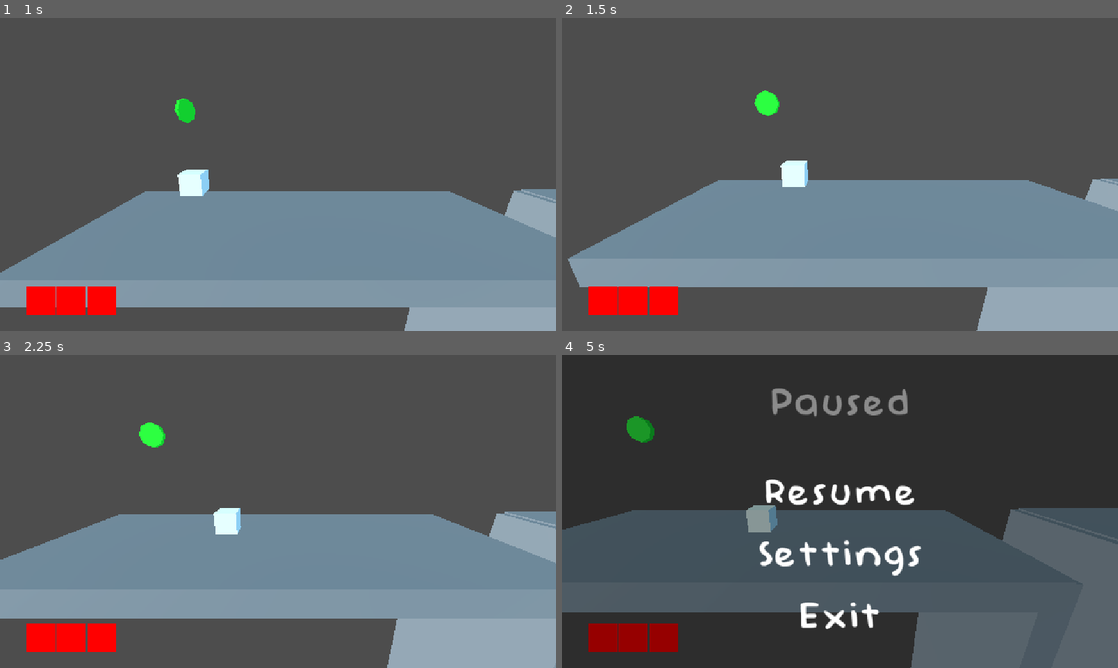
Above: before the commit, frames 1-4 (two rows, left to right).
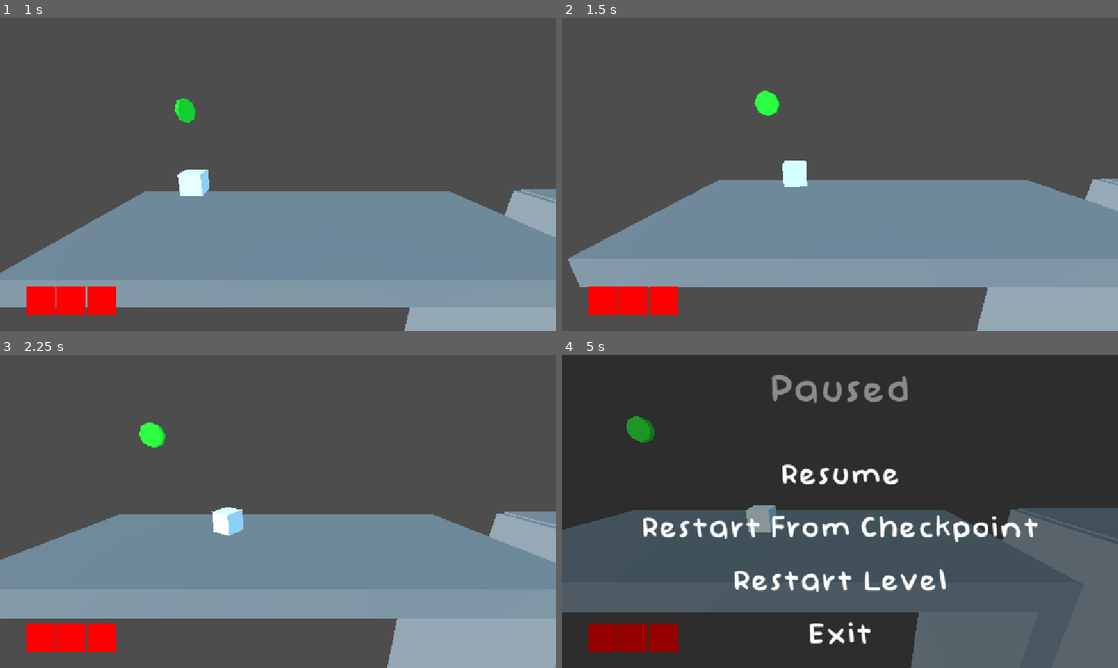
Above: after the commit, the same moments.

Repository: Nof-va/13dt1-nofo
Game: Godot game, scene res://Scenes/main_menu.tscn
The game is run twice, just before and just after one commit, with the same random seed, the same clock (stepped at 60 frames per second) and the same inputs.
Inputs:
- Up to frame 1 (1 s): click "Settings" at 0.5 s
- Up to frame 2 (1.5 s): tap Enter (ui_accept) at 1.25 s; hold D (move_right) from 1.28 s (still down); tap E (interact) at 1.35 s
- Up to frame 3 (2.25 s): tap Enter (ui_accept) at 1.52 s; release D (move_right) at 2.03 s; hold A (move_left) from 2.03 s (still down); tap W (move_away) at 2.1 s
- Up to frame 4 (5 s): tap Enter (ui_accept) at 2.27, 3.77, 4.52 s; release A (move_left) at 2.78 s; hold D (move_right) 2.78-4.28 s; tap S (move_toward) at 2.85 s; tap Shift (run) at 3.6 s; hold A (move_left) from 4.28 s (still down); tap E (interact) at 4.35 s; tap Escape (pause) at 4.9 s

Frame 1 is identical in both runs. In frame 2, less than 0.1% of the frame differs, in the area x 39-45%, y 45-54%; in frame 3, 0.3%; in frame 4, 7.2%, in the area x 14-86%, y 6-93%.

Commit message:
Physics, menu and rotation

Diff:
--- a/13dt1-big-project/Scenes/gameplay_2.tscn
+++ b/13dt1-big-project/Scenes/gameplay_2.tscn
@@ -17,7 +17,7 @@
 size = Vector3(119.913, 28.8941, 1)
 
 [sub_resource type="BoxShape3D" id="BoxShape3D_cq8k4"]
-size = Vector3(35.1737, 2.41455, 19.8372)
+size = Vector3(89.5317, 2.41455, 114.55)
 
 [node name="Node3D" type="Node3D"]
 
@@ -69,7 +69,7 @@
 metadata/_edit_group_ = true
 
 [node name="CollisionShape3D" type="CollisionShape3D" parent="Pausable/DeathZone"]
-transform = Transform3D(1, 0, 0, 0, 1, 0, 0, 0, 1, -0.94527, 0.6, -3.9855)
+transform = Transform3D(1, 0, 0, 0, 1, 0, 0, 0, 1, 2.11843, 0.6, -24.71)
 shape = SubResource("BoxShape3D_cq8k4")
 
 [node name="Button" parent="Pausable" instance=ExtResource("4_o6p6b")]
--- a/13dt1-big-project/Scenes/in_game_menu.tscn
+++ b/13dt1-big-project/Scenes/in_game_menu.tscn
@@ -16,6 +16,7 @@
 [sub_resource type="StyleBoxEmpty" id="StyleBoxEmpty_lgl56"]
 
 [node name="CanvasLayer" type="CanvasLayer"]
+process_mode = 3
 script = ExtResource("2_2rnyg")
 
 [node name="Control" type="Control" parent="."]
@@ -66,7 +67,7 @@
 theme_override_colors/font_color = Color(1, 1, 1, 1)
 theme_override_colors/font_pressed_color = Color(0.666441, 1, 0.620973, 1)
 theme_override_fonts/font = ExtResource("1_2rnyg")
-theme_override_font_sizes/font_size = 90
+theme_override_font_sizes/font_size = 70
 theme_override_styles/focus = SubResource("StyleBoxEmpty_ucpqp")
 theme_override_styles/disabled = SubResource("StyleBoxEmpty_ixq06")
 theme_override_styles/hover_pressed = SubResource("StyleBoxEmpty_4dmst")
@@ -79,7 +80,7 @@
 custom_minimum_size = Vector2(0, 37.67)
 layout_mode = 2
 
-[node name="Settingsbtn" type="Button" parent="Control/VBoxContainer"]
+[node name="Checkpointbtn" type="Button" parent="Control/VBoxContainer"]
 layout_mode = 2
 size_flags_horizontal = 4
 size_flags_vertical = 0
@@ -88,14 +89,36 @@
 theme_override_colors/font_color = Color(1, 1, 1, 1)
 theme_override_colors/font_pressed_color = Color(0.62, 0.949333, 1, 1)
 theme_override_fonts/font = ExtResource("1_2rnyg")
-theme_override_font_sizes/font_size = 90
+theme_override_font_sizes/font_size = 70
 theme_override_styles/focus = SubResource("StyleBoxEmpty_ucpqp")
 theme_override_styles/disabled = SubResource("StyleBoxEmpty_ixq06")
 theme_override_styles/hover_pressed = SubResource("StyleBoxEmpty_4dmst")
 theme_override_styles/hover = SubResource("StyleBoxEmpty_x3jqx")
 theme_override_styles/pressed = SubResource("StyleBoxEmpty_fu121")
 theme_override_styles/normal = SubResource("StyleBoxEmpty_lgl56")
-text = "Settings"
+text = "Restart From Checkpoint"
+
+[node name="MarginContainer4" type="MarginContainer" parent="Control/VBoxContainer"]
+custom_minimum_size = Vector2(0, 37.67)
+layout_mode = 2
+
+[node name="Restartbtn" type="Button" parent="Control/VBoxContainer"]
+layout_mode = 2
+size_flags_horizontal = 4
+size_flags_vertical = 0
+theme_override_colors/font_hover_pressed_color = Color(0, 0.424667, 0.49, 1)
+theme_override_colors/font_hover_color = Color(0, 0.676, 0.78, 1)
+theme_override_colors/font_color = Color(1, 1, 1, 1)
+theme_override_colors/font_pressed_color = Color(0.62, 0.949333, 1, 1)
+theme_override_fonts/font = ExtResource("1_2rnyg")
+theme_override_font_sizes/font_size = 70
+theme_override_styles/focus = SubResource("StyleBoxEmpty_ucpqp")
+theme_override_styles/disabled = SubResource("StyleBoxEmpty_ixq06")
+theme_override_styles/hover_pressed = SubResource("StyleBoxEmpty_4dmst")
+theme_override_styles/hover = SubResource("StyleBoxEmpty_x3jqx")
+theme_override_styles/pressed = SubResource("StyleBoxEmpty_fu121")
+theme_override_styles/normal = SubResource("StyleBoxEmpty_lgl56")
+text = "Restart Level"
 
 [node name="MarginContainer2" type="MarginContainer" parent="Control/VBoxContainer"]
 custom_minimum_size = Vector2(0, 37.67)
@@ -110,7 +133,7 @@
 theme_override_colors/font_color = Color(1, 1, 1, 1)
 theme_override_colors/font_pressed_color = Color(1, 0.62, 0.62, 1)
 theme_override_fonts/font = ExtResource("1_2rnyg")
-theme_override_font_sizes/font_size = 90
+theme_override_font_sizes/font_size = 70
 theme_override_styles/focus = SubResource("StyleBoxEmpty_ucpqp")
 theme_override_styles/disabled = SubResource("StyleBoxEmpty_ixq06")
 theme_override_styles/hover_pressed = SubResource("StyleBoxEmpty_4dmst")
@@ -132,5 +155,6 @@
 color = Color(0, 0, 0, 0.411765)
 
 [connection signal="pressed" from="Control/VBoxContainer/Resume" to="." method="_on_resume_pressed"]
-[connection signal="pressed" from="Control/VBoxContainer/Settingsbtn" to="." method="_on_settingsbtn_pressed"]
+[connection signal="pressed" from="Control/VBoxContainer/Checkpointbtn" to="." method="_on_checkpointbtn_pressed"]
+[connection signal="pressed" from="Control/VBoxContainer/Restartbtn" to="." method="_on_restartbtn_pressed"]
 [connection signal="pressed" from="Control/VBoxContainer/Exitbtn" to="." method="_on_exitbtn_pressed"]
--- a/13dt1-big-project/Scenes/player_body.tscn
+++ b/13dt1-big-project/Scenes/player_body.tscn
@@ -2,6 +2,8 @@
 
 [ext_resource type="Script" uid="uid://bp12s3pw0xiyh" path="res://Scripts/playerbody.gd" id="1_qyis3"]
 [ext_resource type="PackedScene" uid="uid://bow0b6gfwhjcm" path="res://Scenes/hearts.tscn" id="2_rg6xc"]
+
+[sub_resource type="BoxShape3D" id="BoxShape3D_1m5js"]
 
 [sub_resource type="BoxMesh" id="BoxMesh_dd1i8"]
 
@@ -17,20 +19,23 @@
 shading_mode = 0
 albedo_color = Color(0, 0.812099, 0.824048, 1)
 
-[sub_resource type="BoxShape3D" id="BoxShape3D_1m5js"]
-
 [node name="Node3D" type="CharacterBody3D" node_paths=PackedStringArray("something") groups=["Player"]]
 collision_layer = 15
 collision_mask = 15
 script = ExtResource("1_qyis3")
 something = NodePath("Control")
 
-[node name="MeshInstance3D" type="MeshInstance3D" parent="."]
+[node name="Body" type="CollisionShape3D" parent="."]
+shape = SubResource("BoxShape3D_1m5js")
+
+[node name="RayCast3D" type="RayCast3D" parent="Body"]
+target_position = Vector3(2, 0, 0)
+collision_mask = 8
+
+[node name="MeshInstance3D" type="MeshInstance3D" parent="Body"]
 mesh = SubResource("BoxMesh_dd1i8")
+skeleton = NodePath("../..")
 surface_material_override/0 = SubResource("StandardMaterial3D_n2mfi")
-
-[node name="CollisionShape3D" type="CollisionShape3D" parent="."]
-shape = SubResource("BoxShape3D_1m5js")
 
 [node name="controller" type="Node3D" parent="."]
 top_level = true
@@ -41,7 +46,3 @@
 [node name="Camera3D" type="Camera3D" parent="controller/target"]
 
 [node name="Control" parent="." instance=ExtResource("2_rg6xc")]
-
-[node name="RayCast3D" type="RayCast3D" parent="."]
-target_position = Vector3(2, 0, 0)
-collision_mask = 8
--- a/13dt1-big-project/Scripts/death_zone.gd
+++ b/13dt1-big-project/Scripts/death_zone.gd
@@ -13,6 +13,7 @@
 	if body.is_in_group("Player") and Global.lives > 0:
 		kill_player()
 	if body.is_in_group("Player") and Global.lives == 0:
+		await get_tree().create_timer(1.0).timeout
 		get_tree().change_scene_to_packed.bind(game_over).call_deferred()
 		Global.lives = 3
 	if body.is_in_group("Moveable"):
--- a/13dt1-big-project/Scripts/in_game_menu.gd
+++ b/13dt1-big-project/Scripts/in_game_menu.gd
@@ -8,9 +8,22 @@
 	player.pause_is = false
 
 
-func _on_settingsbtn_pressed() -> void:
-	pass # Replace with function body.
+func _on_exitbtn_pressed() -> void:
+	get_tree().quit()
 
 
-func _on_exitbtn_pressed() -> void:
-	get_tree().quit()
+func _on_checkpointbtn_pressed() -> void:
+	var player = get_parent().get_node("Pausable").get_node("Player")
+	var tree = get_parent().get_tree()
+	tree.paused = !tree.paused
+	player.pause_is = false
+	player.position = Global.spawn_point
+	queue_free()
+
+
+func _on_restartbtn_pressed() -> void:
+	var player = get_parent().get_node("Pausable").get_node("Player")
+	var tree = get_parent().get_tree()
+	tree.reload_current_scene()
+	tree.paused = !tree.paused
+	player.pause_is = false
--- a/13dt1-big-project/Scripts/playerbody.gd
+++ b/13dt1-big-project/Scripts/playerbody.gd
@@ -5,7 +5,9 @@
 const JUMP_VELOCITY = 4.5
 var menu_pack = preload("res://Scenes/in_game_menu.tscn")
 var pause_is = false
-@onready var raycast = $RayCast3D
+@onready var raycast = $Body/RayCast3D
+var last_direction = Vector3.FORWARD
+var rotation_speed = 10
 
 func _ready():
 	Input.set_mouse_mode(Input.MOUSE_MODE_CAPTURED)
@@ -46,15 +48,19 @@
 	var input_dir = Input.get_vector("move_left", "move_right", "move_away", "move_toward")
 	var direction = (transform.basis * Vector3(input_dir.x, 0, input_dir.y)).normalized()
 	if direction:
+		last_direction = direction
 		velocity.x = direction.x * speed
 		velocity.z = direction.z * speed
 	else:
 		velocity.x = move_toward(velocity.x, 0, speed)
 		velocity.z = move_toward(velocity.z, 0, speed)
 
+	$Body.rotation.y = lerp_angle($Body.rotation.y, atan2(-last_direction.x, -last_direction.z), delta * rotation_speed)
+
+
 	move_and_slide()
 
-	var push_force = speed
+	var push_force = 0.25
 
 	for i in get_slide_collision_count():
 		var collision = get_slide_collision(i)
--- a/13dt1-big-project/project.godot
+++ b/13dt1-big-project/project.godot
@@ -89,3 +89,7 @@
 3d_physics/layer_4="MoveableItems"
 3d_physics/layer_5="ImmovableItems"
 3d_physics/layer_6="Deathzone"
+
+[physics]
+
+3d/physics_engine="Jolt Physics"
